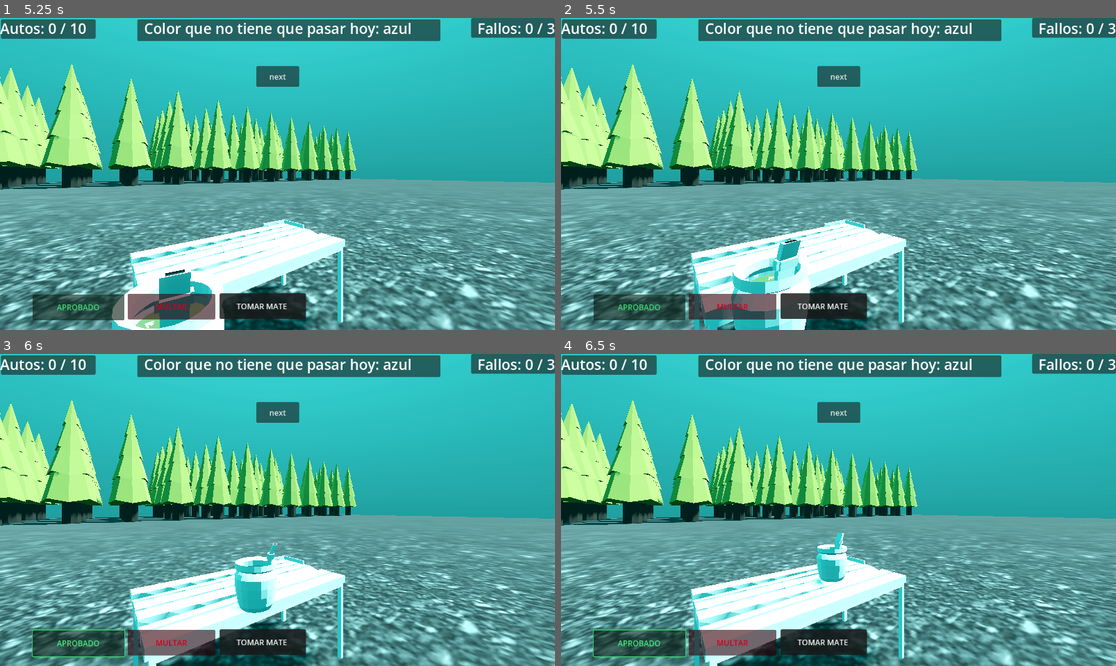
Above: before the commit, frames 1-4 (two rows, left to right).
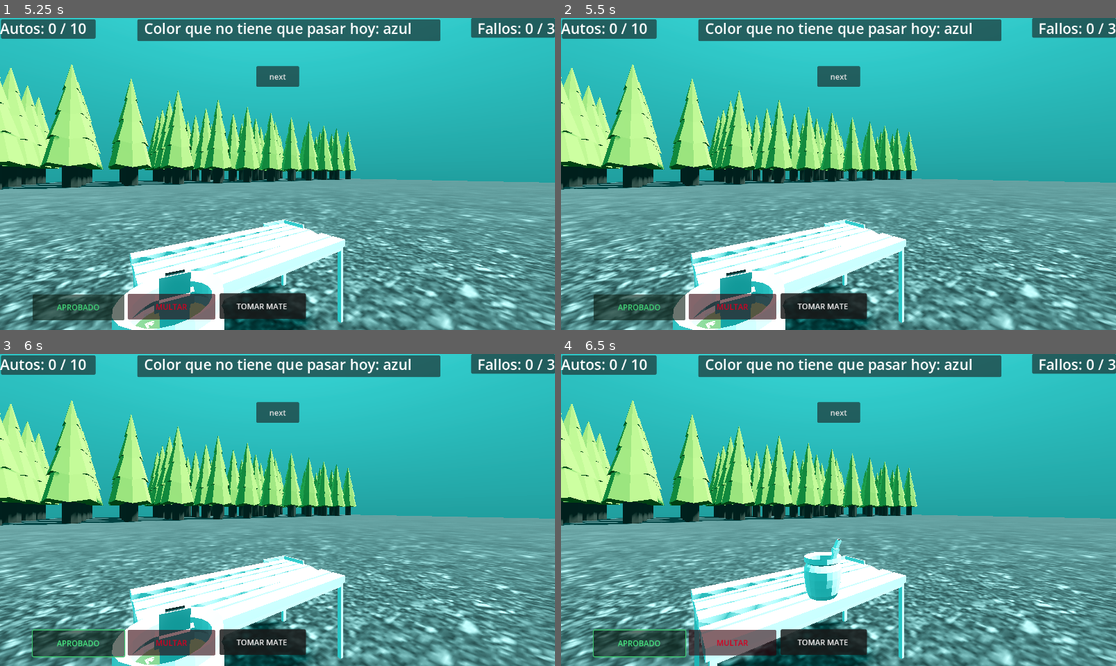
Above: after the commit, the same moments.

Repository: Fosforitoquemado/Proyecto_para_un_cafe
Game: Godot game, scene res://scenes/menu.tscn
Same seed, same stepped clock (60 frames per second), same inputs: the game is played once before the commit and once after it.
Inputs:
- Up to frame 1 (5.25 s): click "Play" at 0.5 s; click "next" at 1.25 s; click "next" at 2 s; click "TOMAR MATE" at 2.75 s; click "APROBADO" at 3.5 s; tap Enter (ui_accept) at 4.25, 4.52 s; hold Right (ui_right) 4.28-5 s; click "MULTAR" at 5 s
- Up to frame 2 (5.5 s): no input
- Up to frame 3 (6 s): hold Down (ui_down) from 5.78 s (still down)
- Up to frame 4 (6.5 s): keep holding Down (ui_down); tap Enter (ui_accept) at 6.02 s

Frame 1 is identical in both runs. In frame 2, 3.7% of the frame differs, in the area x 20-45%, y 70-100%; in frame 3, 3.9%, in the area x 20-50%, y 60-100%; in frame 4, 1.1%.

Commit message:
arregle errores del mate

Diff:
--- a/scenes/mate.tscn
+++ b/scenes/mate.tscn
@@ -244,7 +244,7 @@
 tracks/0/path = NodePath(".")
 tracks/0/interp = 1
 tracks/0/loop_wrap = true
-tracks/0/keys = PackedFloat32Array(0, 1, 0, 0, 0, 0.8, 1, 0.4558879, 0, 0.6396469, 2.5, 1, 0.4558879, 0, 0.6396469, 4, 1, 0, 0, 0)
+tracks/0/keys = PackedFloat32Array(0, 1, 0, 0, 0, 0.8, 1, 0.4558879, 0, 0.6396469, 3.2666667, 1, 0.4558879, 0, 0.6396469, 4, 1, 0, 0, 0)
 tracks/1/type = "value"
 tracks/1/imported = false
 tracks/1/enabled = true
@@ -252,7 +252,7 @@
 tracks/1/interp = 1
 tracks/1/loop_wrap = true
 tracks/1/keys = {
-"times": PackedFloat32Array(0, 0.57, 2.5, 4),
+"times": PackedFloat32Array(0, 0.57, 3.2666667, 4),
 "transitions": PackedFloat32Array(1, 1, 1, 1),
 "update": 0,
 "values": [Vector3(0, 0, 0), Vector3(0, -2.4829402, 0), Vector3(0, -2.4829402, 0), Vector3(0, 0, 0)]
--- a/scripts/button_next.gd
+++ b/scripts/button_next.gd
@@ -79,11 +79,11 @@
 func _on_yes_pressed() -> void:
 	if active == false:
 		active = true
+		auto_dupe.irse()
+		await get_tree().create_timer(3.0).timeout
 		autos += 1
 		if condicion_auto == condicion_dia:
 			fallos += 1
-		auto_dupe.irse()
-		await get_tree().create_timer(3.0).timeout
 		auto_dupe.queue_free()
 		set_meta("Auto_on", false)
 		yes_no_menu.visible = false
